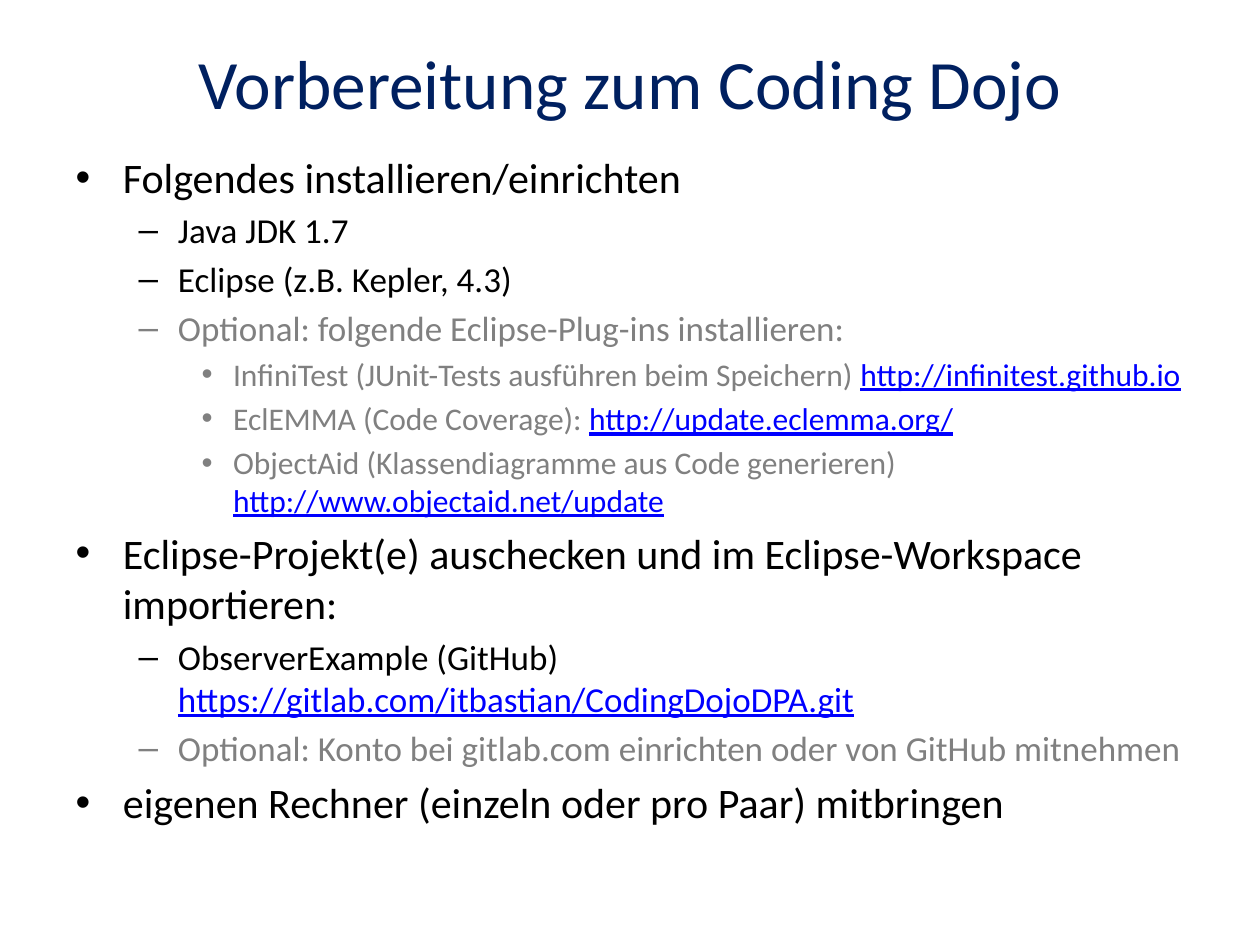
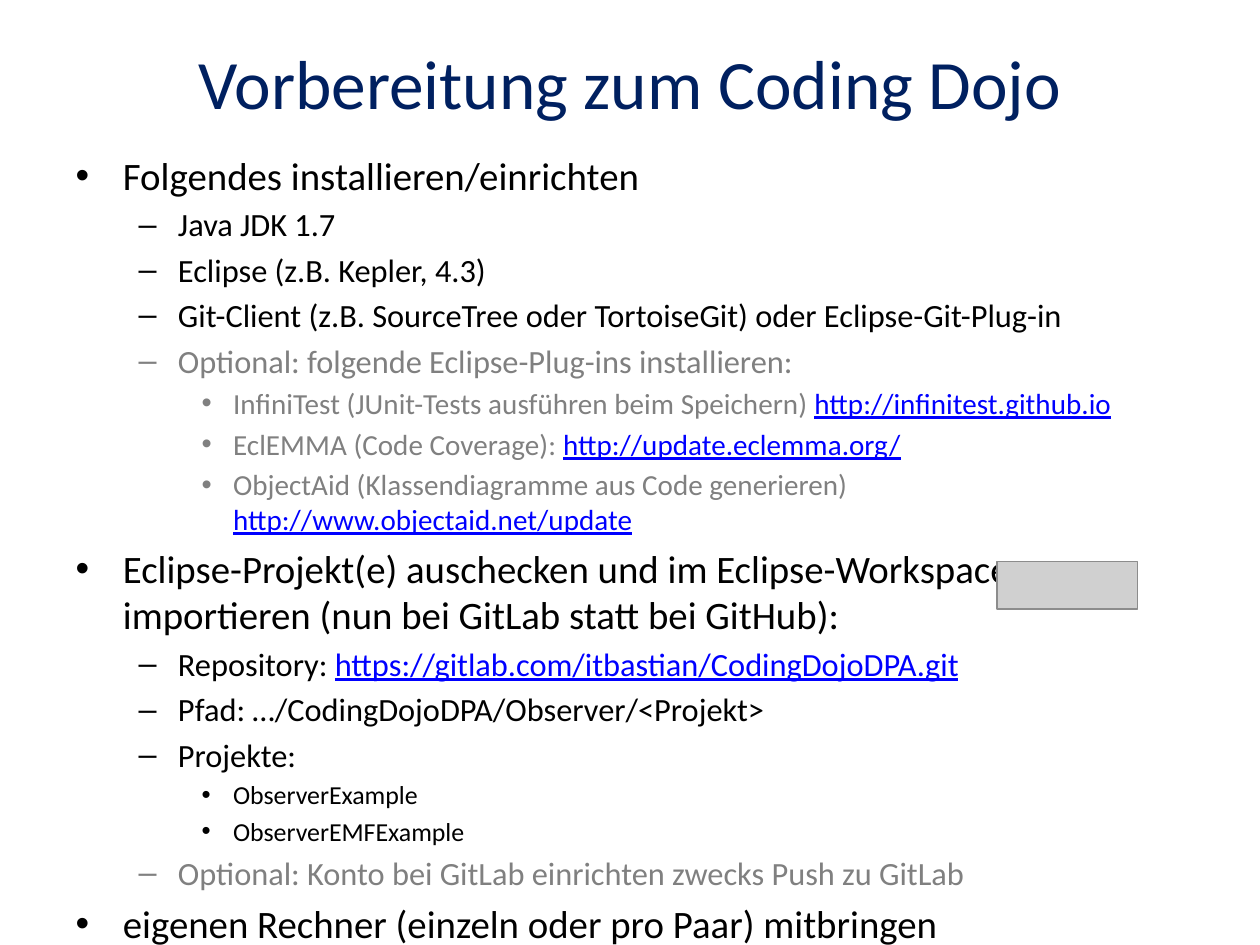
Before and after one commit to itbastian/CodingDojoDPA, a slide deck: slide 1 of Observer/Coding-Dojo-2015-05-06.pptx. Drawn at 1260x945 pixels with LibreOffice and Linux fonts; fonts in the diff are those of the drawing; grey boxes stand for pictures. Boxes give left, top, right and bottom in pixels: in the first picture for what was removed or moved away, otherwise in the second. Text is boxed around its words. In the diff, an @@ line names an element or a change of style, - is before the commit and + after.

```diff
--- a/Observer/Coding-Dojo-2015-05-06.pptx
+++ b/Observer/Coding-Dojo-2015-05-06.pptx
@@ text at box(123, 163, 1110, 535): size 24 to 22.2 pt in "Folgendes installieren/einrichten", "eigenen Rechner (einzeln oder pro Paar) mitbringen"; size 20 to 18.5 pt in "Java JDK 1.7", "Eclipse (z.B. Kepler, 4.3)", "Optional: folgende Eclipse-Plug-ins installieren:"; size 18 to 16.6 pt in "InfiniTest (JUnit-Tests ausführen beim Speichern) http://inf ...", "EclEMMA (Code Coverage): http://update.eclemma.org/", "ObjectAid (Klassendiagramme aus Code generieren) http://www. ..." @@
@@ text at box(178, 303, 1062, 333): paragraph added @@
+  – Git-Client (z.B. SourceTree oder TortoiseGit) oder Eclipse-Git-Plug-in
@@ text at box(123, 554, 1009, 885): text changed; size 20 to 18.5 pt @@
-• Eclipse-Projekt(e) auschecken und im Eclipse-Workspace importieren:
-  – ObserverExample (GitHub) https://gitlab.com/itbastian/CodingDojoDPA.git
-  – Optional: Konto bei gitlab.com einrichten oder von GitHub mitnehmen
+• Eclipse-Projekt(e) auschecken und im Eclipse-Workspace importieren (nun bei GitLab statt bei GitHub):
+  – Repository: https://gitlab.com/itbastian/CodingDojoDPA.git
+  – Pfad: …/CodingDojoDPA/Observer/<Projekt>
+  – Projekte:
+    • ObserverExample
+    • ObserverEMFExample
+  – Optional: Konto bei GitLab einrichten zwecks Push zu GitLab
@@ picture added at box(997, 562, 1137, 610) @@
```
Also in this commit, not shown: 1 other slide changed, 1 other file.
